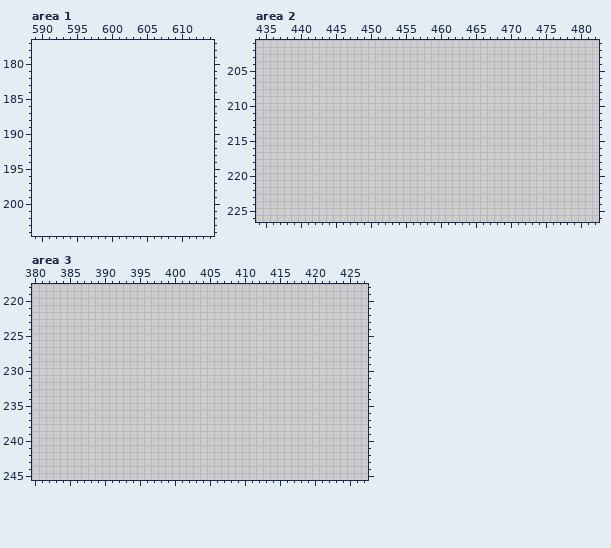
Two states of a pixel-art file, res/tiled/ase/env.ase. This is how it looked before the edit.
569x471 pixels, 1 frame. Pixels under 10% opacity are left out. Colours within 5 levels of each other are drawn and written as one. Shown: area 1: x 589..614, y 177..204; area 2: x 434..482, y 201..226; area 3: x 380..427, y 218..245. The old version is drawn lined up with the new one, on the new canvas. The commit also changed other parts of the picture, which this record leaves out.
After:
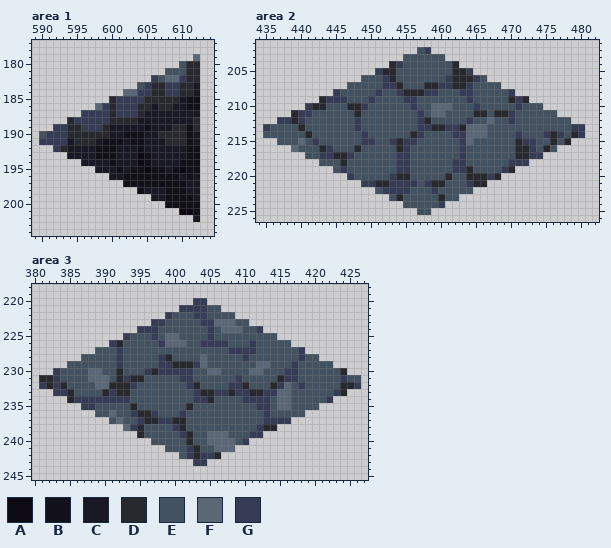
Palette (. is transparent): A #0d0a13  B #12111a  C #191825  D #28282f  E #435260  F #5a6777  G #373c56
What changed:
canvas 569x471 -> 824x471
Changed rows in their new state; - is an unchanged pixel.
Area 1:
first column x 590:
179 ----------------------F
180 --------------------EDD
181 ------------------EEEDD
182 ----------------GEFFGDD
183 --------------EGDDGGDDC
184 ------------FFGGDDGGDDC
185 ----------DGGGGDDDDDCBB
186 --------FGDGGGDDCDDCCBB
187 ------GGGGDGGGDCCCCCCCC
188 ----DGGGGGDDDDCCCCCCCCD
189 --GGDDGGGDCCCCCBCCCDDBD
190 EGGGDDDDDDCCBBBCCDDDDBC
191 GGGGCDDDCBBBCBBCCCDDDBC
192 --GDCCCCBBBCCCBCCCCCCBB
193 ----CCCCBBBCCCABCCCCCBB
194 ------CCCCBCCCABCCCCBBB
195 --------CCCBCBBABBCBABB
196 ----------CCBBBBBBBBCBC
197 ------------BBBBBBBBBCC
198 --------------BCCCBBBCC
199 ----------------CCBBBBC
200 ------------------BBBBB
201 --------------------AAB
202 ----------------------C
Area 2:
first column x 435:
202 ----------------------EG----------------------
203 --------------------EEEEEE--------------------
204 ------------------DGEEEEEEED------------------
205 ----------------GDDEEEEEEEEDDG----------------
206 --------------EEEGDEEEEEEEGDDDGE--------------
207 ------------EEEEEGGDEEEDDGGDDGEEEE------------
208 ----------GEEEEEGEEGDDDGGEEEGGEEEEEG----------
209 --------DGGGEEEGEEEEGGEEEEEEEGEEEEEDGD--------
210 ------GDDEEEDDGEEEEEEGEEFFFEEEGEEEEEGEEE------
211 ----DGGEEEEEEDEEEEEEEEGEFFEEEEDDEDDGEEEEEE----
212 --GGDGEEEEEEEGEEEEEEEEGDEEEEEGEEFEEGEEEEEEEE--
213 GEEEEDEEEEEEEGEEEEEEEEGGDDGGDFFFEEEEEEEEEEEEGG
214 EEEEEEDEEEEEEEGEEEEEEDGEEEEGGFFFEEEEGEEEGDGEDG
215 --EEEFEGEEEEEEGGEEGDGGEEEEEEGFEEEEEEDGGEEDED--
216 ----FEEEDGEEEDEEEEEDGEEEEEEEGEEEEEEEDDGEDE----
217 ------EEGGDDGEEEEEEGGEEEEEEEGEEEEEEEDDGG------
218 --------EEEDEEEEEEEGGEEEEEEGGEEEEEEGGG--------
219 ----------EGEEEEEEEGGEEEEEEGGDEEEEGD----------
220 ------------GEEEEEGDDEEEEEDEEDDDGD------------
221 --------------GGDDGGGGEGDDEEEGDD--------------
222 ----------------EGGGGEEEGEEEEE----------------
223 ------------------EDEEEEEDEE------------------
224 --------------------EEEEEG--------------------
225 ----------------------EE----------------------
Area 3:
first column x 381:
220 ----------------------GG----------------------
221 --------------------GGGGEE--------------------
222 ------------------GEEEGGEEEE------------------
223 ----------------GGEEEEEGGFFFEE----------------
224 --------------GGGEEEEEEEGEFFFEEG--------------
225 ------------GEEEGEFFEEEEGEEEEEEEEE------------
226 ----------GDEEEEEGFFFEEGGGGEEEGEEEEE----------
227 --------EEEGEEEEEEEEEEEEEEEGGGGEEEEEEG--------
228 ------EEEEEGEEEEEGDEEEEFEEEEEGEEEEEEEGEE------
229 ----EEEEEEEGEEEEEGGDDDGFEEEEEEEFFEEEGEEEEE----
230 --GEEEEFFEEDEEEGDGGGGGEEFFEEEEFFEEEGGEEEEEED--
231 DDGEEEEFFFEDGDDEEEEEGGEEEEEEGEEEEEDGGEEEEEEGEE
232 GDGDEEEEFFDDDGEEEEEEEGDEEEEGGDEEEDGFEGEEEEEDDG
233 --GGDEEEEDGDDEEEEEEEEEGDDGGDGGDDGGFFEEEEEEGD--
234 ----DGGGGGGGGEEEEEEEEEGGDEEEEGGGGEFFEEEEEG----
235 ------GGEEEEEDEEEEEEEDEEEEEEEEEGGEFFEEEE------
236 --------EEFEEGDDGEEEGEEEEEEEEEEEGEEEEE--------
237 ----------EFEEGDDGGDDEEEEEEEEEEEGGGG----------
238 ------------FGDEEEEGDEEEEEEEEEEGDD------------
239 --------------DEEEEEGDEEFFFEEEGG--------------
240 ----------------EEEEEDEEFFFFEG----------------
241 ------------------EEEGDEEFFF------------------
242 --------------------EGDGGD--------------------
243 ----------------------GG----------------------
Pixel boxes of the changes (left, top, right, bottom) in both pictures:
added: (39, 54, 200, 222)
added: (263, 47, 585, 215)
added: (39, 298, 361, 466)
